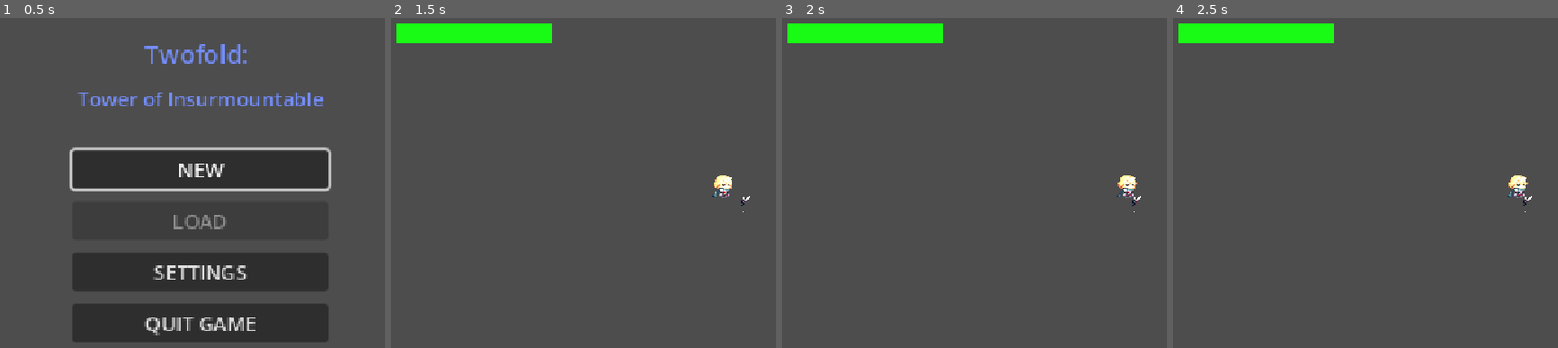
Above: before the commit, frames 1-4 (left to right).
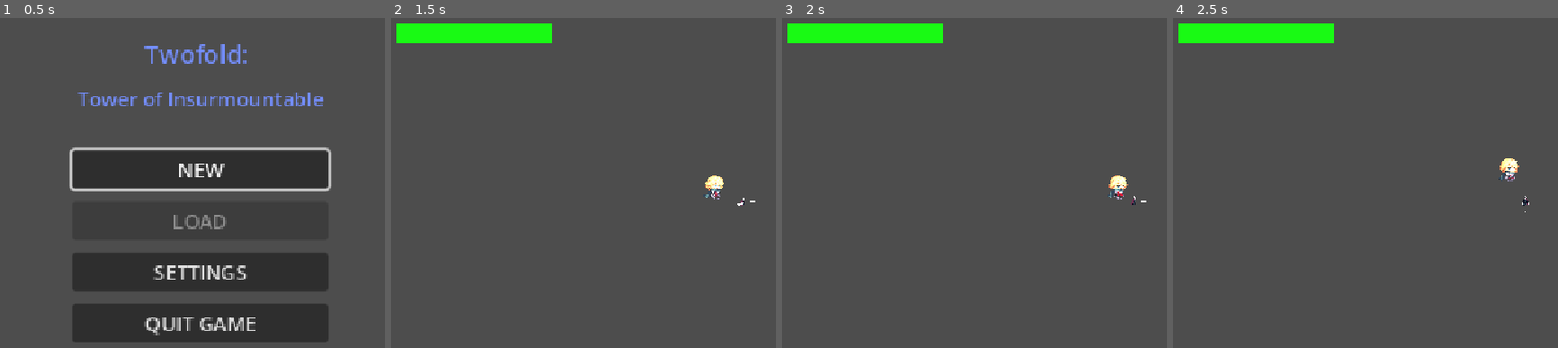
Above: after the commit, the same moments.

Repository: PisangRebus-cmyk/LELE-ZERO-PROJECT
Game: Godot game, scene res://Scene/StartMenu.tscn
The game is run twice, just before and just after one commit, with the same random seed, the same clock (stepped at 60 frames per second) and the same inputs.
Inputs (mouse positions are in pixels of both pictures, inside the frame that each line leads up to):
- Up to frame 1 (0.5 s): no input
- Up to frame 2 (1.5 s): click "NEW" at 0.5 s; tap Enter at 1.25 s; move the mouse to (outside the picture) at 1.27 s; hold D (walk_right) from 1.28 s (still down); click (outside the picture) at 1.35 s
- Up to frame 3 (2 s): keep holding D (walk_right)
- Up to frame 4 (2.5 s): tap Space at 2 s; move the mouse to (1380, 222) at 2.02 s; release D (walk_right) at 2.03 s; hold S (walk_down) from 2.03 s (still down); tap Shift (dodge) at 2.1 s

Frame 1 is identical in both runs. In frame 2, 0.4% of the frame differs, in the area x 81-95%, y 47-59%; in frame 3, 0.4%; in frame 4, 0.5%, in the area x 84-94%, y 42-57%.
Error before the commit: Parse Error: Constant "DARK_LIMIT" has the same name as a previously declared constant. (res://Script/player1.gd:27)

Commit message:
fix something

Diff:
--- a/lele-zero-sigma/Script/player1.gd
+++ b/lele-zero-sigma/Script/player1.gd
@@ -24,8 +24,6 @@
 const BLOCK_STUN_FACTOR := 0.3
 const STUN_DURATION := 1.0
 
-const DARK_LIMIT := 4.0
-
 @export var SPEED := 100
 @export var acceleration := 2000
 @export var health := 200
@@ -50,11 +48,6 @@
 var animation_direction: String = "down"
 var animation_state : String = ""
 var dodge_direction := Vector2.DOWN
-var is_active := true
-var is_kidnapped := false
-var light_sources := 0
-var dark_time := 0.0
-
 var is_active := true
 var is_kidnapped := false
 var light_sources := 0
@@ -421,44 +414,3 @@
 		target.take_hit(data.damage, data.stun, push, self)
 	elif target.has_method("take_damage"):
 		target.take_damage(data.damage, push)
-
-# Dipanggil oleh switcher
-func set_active(value: bool) -> void:
-	is_active = value
-	if not value:
-		change_state(State.FREE)
-		velocity = Vector2.ZERO
-		animated_sprite_2d.play("idle_" + animation_direction)
-
-# Dipanggil oleh cahaya player2
-func enter_light() -> void:
-	light_sources += 1
-
-func exit_light() -> void:
-	light_sources = max(light_sources - 1, 0)
-
-func _update_darkness(delta: float) -> void:
-	if is_kidnapped:
-		return
-	# Hanya berlaku kalau ghost ada di scene yang sama
-	if get_tree().get_first_node_in_group("Ghost") == null:
-		light_sources = 0
-		dark_time = 0.0
-		return
-	if light_sources > 0:
-		dark_time = 0.0
-	else:
-		dark_time += delta
-		if dark_time >= DARK_LIMIT:
-			_get_kidnapped()
-
-func _get_kidnapped() -> void:
-	is_kidnapped = true
-	is_active = false
-	change_state(State.FREE)
-	velocity = Vector2.ZERO
-	hide()
-	for child in get_children():
-		if child is CollisionShape2D:
-			child.set_deferred("disabled", true)
-	kidnapped.emit()
